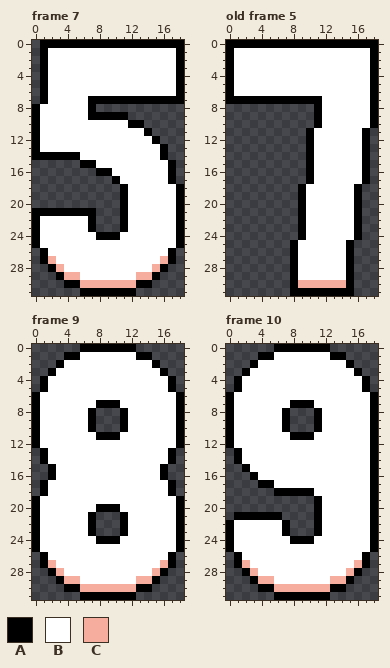
Pixel-art file -- assets_src/pos_indicator.aseprite. Above: the version before the commit.
19x32 pixels, 10 frames. Shown: frame 7, old frame 5, frame 9, frame 10. The commit also changed other frames, which this record leaves out.
Palette (. is transparent): A #000000  B #ffffff  C #f7ad9e
Pixels before, frame 7, first column x 0:
 0 .AAAAAAAAAAAAAAAAAA
 1 .ABBBBBBBBBBBBBBBBA
 2 .ABBBBBBBBBBBBBBBBA
 3 .ABBBBBBBBBBBBBBBBA
 4 .ABBBBBBBBBBBBBBBBA
 5 .ABBBBBBBBBBBBBBBBA
 6 .ABBBBBBBBBBBBBBBBA
 7 .ABBBBBAAAAAAAAAAAA
 8 ABBBBBBA...........
 9 ABBBBBBAAAAA.......
10 ABBBBBBBBBBBAA.....
11 ABBBBBBBBBBBBBA....
12 ABBBBBBBBBBBBBBA...
13 ABBBBBBBBBBBBBBBA..
14 AAAAAABBBBBBBBBBA..
15 ......AABBBBBBBBBA.
16 ........AABBBBBBBA.
17 ..........ABBBBBBA.
18 ...........ABBBBBBA
19 ...........ABBBBBBA
20 ...........ABBBBBBA
21 AAAAAAAA...ABBBBBBA
22 ABBBBBBA...ABBBBBBA
23 ABBBBBBA...ABBBBBBA
24 ABBBBBBBAAABBBBBBBA
25 ABBBBBBBBBBBBBBBBBA
26 .ABBBBBBBBBBBBBBBA.
27 .ACBBBBBBBBBBBBBCA.
28 ..ACBBBBBBBBBBBCA..
29 ...ACCBBBBBBBCCA...
30 ....AACCCCCCCAA....
31 ......AAAAAAA......
Pixels before, old frame 5, first column x 0:
 0 AAAAAAAAAAAAAAAAAAA
 1 ABBBBBBBBBBBBBBBBBA
 2 ABBBBBBBBBBBBBBBBBA
 3 ABBBBBBBBBBBBBBBBBA
 4 ABBBBBBBBBBBBBBBBBA
 5 ABBBBBBBBBBBBBBBBBA
 6 ABBBBBBBBBBBBBBBBBA
 7 AAAAAAAAAAAABBBBBBA
 8 ...........ABBBBBBA
 9 ...........ABBBBBBA
10 ...........ABBBBBBA
11 ..........ABBBBBBA.
12 ..........ABBBBBBA.
13 ..........ABBBBBBA.
14 ..........ABBBBBBA.
15 ..........ABBBBBBA.
16 ..........ABBBBBBA.
17 ..........ABBBBBBA.
18 .........ABBBBBBA..
19 .........ABBBBBBA..
20 .........ABBBBBBA..
21 .........ABBBBBBA..
22 .........ABBBBBBA..
23 .........ABBBBBBA..
24 .........ABBBBBBA..
25 ........ABBBBBBA...
26 ........ABBBBBBA...
27 ........ABBBBBBA...
28 ........ABBBBBBA...
29 ........ABBBBBBA...
30 ........ACCCCCCA...
31 ........AAAAAAAA...
Pixels before, frame 9, first column x 0:
 0 ......AAAAAAA......
 1 ....AABBBBBBBAA....
 2 ...ABBBBBBBBBBBA...
 3 ..ABBBBBBBBBBBBBA..
 4 .ABBBBBBBBBBBBBBBA.
 5 .ABBBBBBBBBBBBBBBA.
 6 ABBBBBBBBBBBBBBBBBA
 7 ABBBBBBBAAABBBBBBBA
 8 ABBBBBBA...ABBBBBBA
 9 ABBBBBBA...ABBBBBBA
10 ABBBBBBA...ABBBBBBA
11 ABBBBBBBAAABBBBBBBA
12 ABBBBBBBBBBBBBBBBBA
13 .ABBBBBBBBBBBBBBBA.
14 .ABBBBBBBBBBBBBBBA.
15 ..ABBBBBBBBBBBBBA..
16 ..ABBBBBBBBBBBBBA..
17 .ABBBBBBBBBBBBBBBA.
18 .ABBBBBBBBBBBBBBBA.
19 ABBBBBBBBBBBBBBBBBA
20 ABBBBBBBAAABBBBBBBA
21 ABBBBBBA...ABBBBBBA
22 ABBBBBBA...ABBBBBBA
23 ABBBBBBA...ABBBBBBA
24 ABBBBBBBAAABBBBBBBA
25 ABBBBBBBBBBBBBBBBBA
26 .ABBBBBBBBBBBBBBBA.
27 .ACBBBBBBBBBBBBBCA.
28 ..ACBBBBBBBBBBBCA..
29 ...ACCBBBBBBBCCA...
30 ....AACCCCCCCAA....
31 ......AAAAAAA......
Pixels before, frame 10, first column x 0:
 0 ......AAAAAAA......
 1 ....AABBBBBBBAA....
 2 ...ABBBBBBBBBBBA...
 3 ..ABBBBBBBBBBBBBA..
 4 .ABBBBBBBBBBBBBBBA.
 5 .ABBBBBBBBBBBBBBBA.
 6 ABBBBBBBBBBBBBBBBBA
 7 ABBBBBBBAAABBBBBBBA
 8 ABBBBBBA...ABBBBBBA
 9 ABBBBBBA...ABBBBBBA
10 ABBBBBBA...ABBBBBBA
11 ABBBBBBBAAABBBBBBBA
12 ABBBBBBBBBBBBBBBBBA
13 .ABBBBBBBBBBBBBBBBA
14 .ABBBBBBBBBBBBBBBBA
15 ..ABBBBBBBBBBBBBBBA
16 ...ABBBBBBBBBBBBBBA
17 ....AABBBBBBBBBBBBA
18 ......AAAAABBBBBBBA
19 ...........ABBBBBBA
20 ...........ABBBBBBA
21 .AAAAAA....ABBBBBBA
22 ABBBBBBA...ABBBBBBA
23 ABBBBBBA...ABBBBBBA
24 ABBBBBBBAAABBBBBBBA
25 ABBBBBBBBBBBBBBBBBA
26 .ABBBBBBBBBBBBBBBA.
27 .ACBBBBBBBBBBBBBCA.
28 ..ACBBBBBBBBBBBCA..
29 ...ACCBBBBBBBCCA...
30 ....AACCCCCCCAA....
31 ......AAAAAAA......
Once edited:
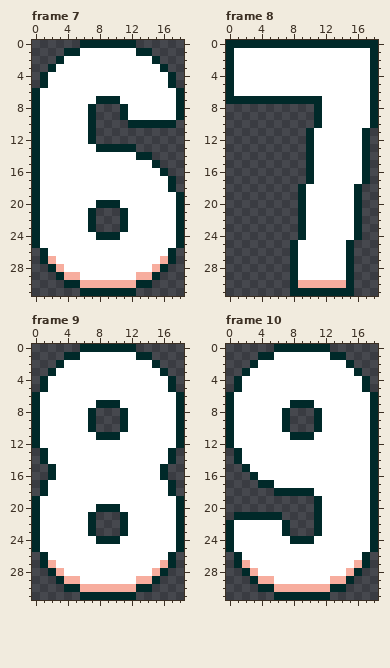
A new or re-ordered frame is compared with the old frame closest to it.
From old to new:
{"change": "frames re-ordered"}
{"colour":"A","old":"#000000","new":"#002929"}
{"where": "frame 7"}
{"frame":7,"y":0,"x":1,"old":"AAAAA","new":"....."}
{"frame":7,"y":0,"x":13,"old":"AAAAAA","new":"......"}
{"frame":7,"y":1,"x":1,"old":"ABBBB","new":"...AA"}
{"frame":7,"y":1,"x":13,"old":"BBBBBA","new":"AA...."}
{"frame":7,"y":2,"x":1,"old":"ABB","new":"..A"}
{"frame":7,"y":2,"x":15,"old":"BBBA","new":"A..."}
{"frame":7,"y":3,"x":1,"old":"AB","new":".A"}
{"frame":7,"y":3,"x":16,"old":"BBA","new":"A.."}
{"frame":7,"y":4,"x":17,"old":"BA","new":"A."}
{"frame":7,"y":5,"x":17,"old":"BA","new":"A."}
{"frame":7,"y":6,"x":0,"old":".A","new":"AB"}
{"frame":7,"y":7,"x":0,"old":".A","new":"AB"}
{"frame":7,"y":7,"x":7,"old":"A","new":"B"}
{"frame":7,"y":7,"x":11,"old":"AAAAAAA","new":"BBBBBBB"}
{"frame":7,"y":8,"x":11,"old":"........","new":"ABBBBBBA"}
{"frame":7,"y":9,"x":8,"old":"AAA","new":"..."}
{"frame":7,"y":9,"x":12,"old":".......","new":"BBBBBBA"}
{"frame":7,"y":10,"x":7,"old":"BBBBB","new":"A...."}
{"frame":7,"y":10,"x":14,"old":"....","new":"AAAA"}
{"frame":7,"y":11,"x":7,"old":"BBBBBBBA","new":"A......."}
{"frame":7,"y":12,"x":7,"old":"BBBBBBBBA","new":"A........"}
{"frame":7,"y":13,"x":8,"old":"BBBBBBBBA","new":"AAAAA...."}
{"frame":7,"y":14,"x":1,"old":"AAAAA","new":"BBBBB"}
{"frame":7,"y":14,"x":13,"old":"BBBA","new":"AA.."}
{"frame":7,"y":15,"x":0,"old":"......AA","new":"ABBBBBBB"}
{"frame":7,"y":15,"x":15,"old":"BBA","new":"A.."}
{"frame":7,"y":16,"x":0,"old":"........AA","new":"ABBBBBBBBB"}
{"frame":7,"y":16,"x":16,"old":"BA","new":"A."}
{"frame":7,"y":17,"x":0,"old":"..........A","new":"ABBBBBBBBBB"}
{"frame":7,"y":18,"x":0,"old":"...........A","new":"ABBBBBBBBBBB"}
{"frame":7,"y":18,"x":17,"old":"BA","new":"A."}
{"frame":7,"y":19,"x":0,"old":"...........A","new":"ABBBBBBBBBBB"}
{"frame":7,"y":20,"x":0,"old":"...........A","new":"ABBBBBBBAAAB"}
{"frame":7,"y":21,"x":1,"old":"AAAAAA","new":"BBBBBB"}
{"label":"changed","picture_box":[32,40,184,296]}
{"label":"changed","picture_box":[226,40,378,296]}
{"label":"changed","picture_box":[32,344,184,600]}
{"label":"changed","picture_box":[226,344,378,600]}
